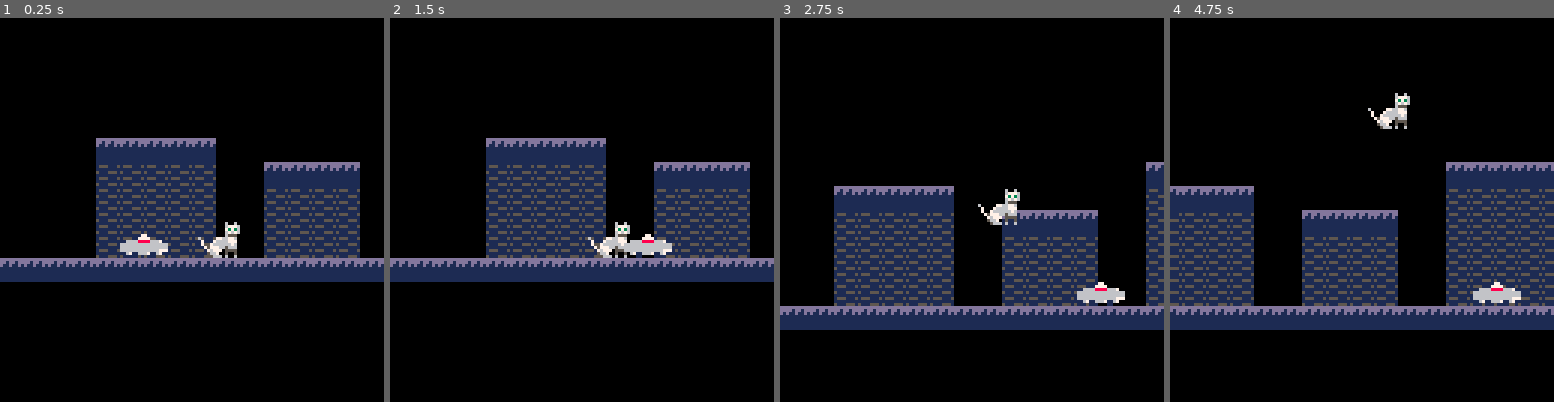
Above: before the commit, frames 1-4 (left to right).
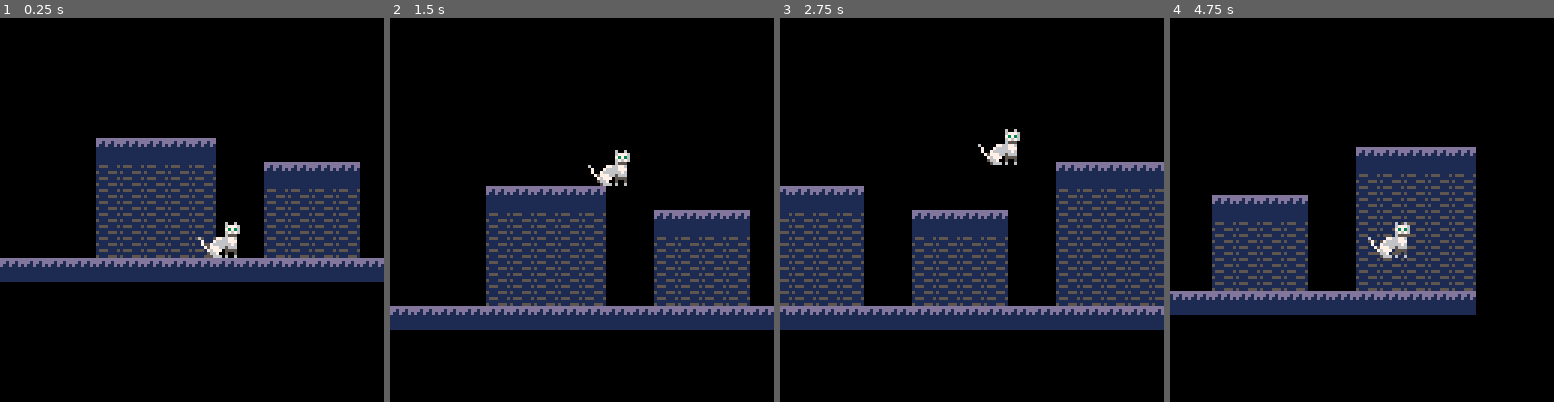
Above: after the commit, the same moments.

Repository: salvadorvanoli/MeowlineDelivery
Game: PICO-8 cartridge meowline.p8
The game is run twice, just before and just after one commit, with the same random seed, the same clock (stepped at 60 frames per second) and the same inputs.
Inputs:
- Up to frame 1 (0.25 s): no input
- Up to frame 2 (1.5 s): tap O (Z key) at 0.7 s
- Up to frame 3 (2.75 s): hold Right 1.6-2.1 s; tap O (Z key) at 1.7, 2.1, 2.5 s; hold Right from 2.47 s (still down)
- Up to frame 4 (4.75 s): tap O (Z key) every 0.4 s from 2.9 to 4.5 s; release Right at 3.03 s; hold Left 3.08-3.58 s; hold Right 4.02-4.68 s

The runs differ from the first frame. In frame 1, 0.5% of the frame differs, in the area x 31-44%, y 56-63%; in frame 2, 24%; in frame 3, 26%; in frame 4, 36%, in the area x 0-100%, y 19-82%.

Commit message:
Nueva mecánica:
-Se pueden generar enemigos a partir de sprites.
-Primer vistazo a la lógica necesaria para spawnear enemigos a partir de sprites.

Diff:
--- a/meowline.p8
+++ b/meowline.p8
@@ -17,14 +17,12 @@
     der = true
 }
 
--- enemigo
-roomba = {
-    x = 32,
-    y = 88,
-    dx = 1,
-    w = 16,
-    h = 8
-}
+-- enemigos roombas
+roombas = {}
+roomba_move_speed = 1
+
+-- sprite que se convierte en roomba en el mapa
+roomba_spawn_sprite = 144
 
 -- variables de movimiento
 gravity = 0.3
@@ -35,9 +33,11 @@
 solid_sprite = 64
 
 -->8
+-- funciones de colisiones
+
 -- funcion para verificar colision con el mapa
 function check_map_collision(x, y, w, h)
-    -- Asegurate de que los valores sean numeros
+
     x = flr(x)
     y = flr(y)
 
@@ -60,21 +60,27 @@
 end
 
 function check_player_on_roomba()
-    -- Verificar si el jugador está sobre o cerca de la roomba
-    if player.y + player.h >= roomba.y and player.y + player.h <= roomba.y + 4 and -- Permitir un rango de 4 pixeles
-       player.x + player.w > roomba.x and player.x < roomba.x + roomba.w and
-       player.dy >= 0 then -- Solo si el jugador está cayendo o estático
-        return true
-    end
+    for roomba in all(roombas) do
+        if player.y + player.h >= roomba.y and player.y + player.h <= roomba.y + 4 and -- Permitir un rango de 4 pixeles
+           player.x + player.w > roomba.x and player.x < roomba.x + roomba.w and
+           player.dy >= 0 then -- Solo si el jugador está cayendo o estático
+            return true, roomba -- devolver también la roomba para uso posterior
+        end
+    end
+
     return false
 end
 
 function check_player_roomba_side_collision()
-
-    if player.x + player.w > roomba.x and player.x < roomba.x + roomba.w and
-       player.y + player.h > roomba.y and player.y < roomba.y + roomba.h and
-       not check_player_on_roomba() then
-        return true
+    for roomba in all(roombas) do
+        if player.x + player.w > roomba.x and player.x < roomba.x + roomba.w and
+           player.y + player.h > roomba.y and player.y < roomba.y + roomba.h then
+
+            local on_roomba, _ = check_player_on_roomba()
+            if not on_roomba then
+                return true
+            end
+        end
     end
 
     return false
@@ -91,35 +97,68 @@
 -->8
 -- funciones para dibujar y update
 
--- funcion para actualizar el enemigo
-function update_roomba()
-
-    roomba.x += roomba.dx
-    roomba.grounded = false
-
-    local collided, ground_y = check_map_collision(roomba.x, roomba.y + roomba.h, roomba.w, 1)
-
-    if collided then
-        roomba.y = ground_y - roomba.h
-        roomba.grounded = true
-    else
-        -- aplicar gravedad si no está en el suelo
-        roomba.y += gravity
-    end
-
-    -- verificar colision frente al enemigo
-    local front_x = roomba.x + (roomba.dx > 0 and roomba.w or -1)
-    local front_y = roomba.y + roomba.h - 1 -- posicion en el borde inferior del enemigo
-    local front_collided = check_map_collision(front_x, front_y, 1, 1)
-
-    -- verificar si hay suelo delante
-    local below_front_x = roomba.x + (roomba.dx > 0 and roomba.w or -1)
-    local below_front_y = roomba.y + roomba.h + 1 -- justo debajo del borde frontal
-    local below_front_collided = check_map_collision(below_front_x, below_front_y, 1, 1)
-
-    -- cambiar de direccion si hay un obstáculo o no hay suelo delante
-    if front_collided or not below_front_collided then
-        roomba.dx = -roomba.dx
+-- funcion de inicializacion de todos los enemigos
+function _init()
+    spawn_enemies_from_map()
+end
+
+-- funcion para escanear el mapa y crear enemigos (por ahora solo roombas)
+function spawn_enemies_from_map()
+    roombas = {} -- limpiar array existente
+
+    -- escanear todo el mapa
+    for mx = 0, 127 do
+        for my = 0, 31 do
+            if mget(mx, my) == roomba_spawn_sprite then
+                -- crear nueva roomba en esta posicion
+                local new_roomba = {
+                    x = mx * 8,
+                    y = my * 8,
+                    dx = velocidad_roomba,
+                    w = 16,
+                    h = 8,
+                    grounded = false
+                }
+
+                add(roombas, new_roomba)
+
+                -- limpiar el sprite del mapa
+                mset(mx, my, 0)
+            end
+        end
+    end
+end
+
+-- funcion para actualizar las roombas
+function update_roombas()
+    for roomba in all(roombas) do
+        roomba.x += roomba.dx
+        roomba.grounded = false
+
+        local collided, ground_y = check_map_collision(roomba.x, roomba.y + roomba.h, roomba.w, 1)
+
+        if collided then
+            roomba.y = ground_y - roomba.h
+            roomba.grounded = true
+        else
+            -- aplicar gravedad si no está en el suelo
+            roomba.y += gravity
+        end
+
+        -- verificar colision frente al enemigo
+        local front_x = roomba.x + (roomba.dx > 0 and roomba.w or -1)
+        local front_y = roomba.y + roomba.h - 1 -- posicion en el borde inferior del enemigo
+        local front_collided = check_map_collision(front_x, front_y, 1, 1)
+
+        -- verificar si hay suelo delante
+        local below_front_x = roomba.x + (roomba.dx > 0 and roomba.w or -1)
+        local below_front_y = roomba.y + roomba.h + 1 -- justo debajo del borde frontal
+        local below_front_collided = check_map_collision(below_front_x, below_front_y, 1, 1)
+
+        -- cambiar de direccion si hay un obstáculo o no hay suelo delante
+        if front_collided or not below_front_collided then
+            roomba.dx = -roomba.dx
+        end
     end
 end
 
@@ -129,26 +168,30 @@
     map(0, 0, 0, 0, 128, 128)
 
     -- centrar la camara en el jugador
-    local cam_x = mid(0, player.x - 64, 1024 - 128) -- ajustar limites del mapa
+    local cam_x = mid(0, player.x - 64, 1024 - 128)
     local cam_y = mid(0, player.y - 64, 256 - 128)
     camera(cam_x, cam_y)
 
-    spr(0, player.x, player.y, 2, 2, player.der) -- usa el sprite 0, tamaれねo 2x2
+    spr(0, player.x, player.y, 2, 2, player.der)
 
     if debugging then
-        -- Dibuja el área de colision de la roomba
-        rect(roomba.x, roomba.y, roomba.x + roomba.w, roomba.y + roomba.h, 8)
+        -- Dibuja el área de colision de todas las roombas
+        for roomba in all(roombas) do
+            rect(roomba.x, roomba.y, roomba.x + roomba.w, roomba.y + roomba.h, 8)
+        end
 
         -- Dibuja el área de colision del jugador
         rect(player.x, player.y, player.x + player.w, player.y + player.h, 9)
     end
 
-    draw_roomba()
-end
-
--- funcion para dibujar el enemigo
-function draw_roomba()
-    spr(144, roomba.x, roomba.y, 2, 1) -- usa el sprite 80, tamaれねo 2x2
+    draw_roombas()
+end
+
+-- funcion para dibujar todos los enemigos
+function draw_roombas()
+    for roomba in all(roombas) do
+        spr(144, roomba.x, roomba.y, 2, 1)
+    end
 end
 
 -- funcion para actualizar
@@ -176,25 +219,26 @@
     -- Actualizar posicion horizontal
     player.x += player.dx
 
-    if check_player_on_roomba() then
+    local on_roomba, current_roomba = check_player_on_roomba()
+    if on_roomba then
         player.grounded = true
-        player.y = roomba.y - player.h -- Ajustar la posicion del jugador
-        player.dy = 0 -- IMPORTANTE: Resetear la velocidad vertical
-        player.x += roomba.dx -- Mover al jugador con la roomba
+        player.y = current_roomba.y - player.h
+        player.dy = 0
+        player.x += current_roomba.dx -- Mover al jugador con la roomba
     else
-        -- Actualizar posicion vertical solo si no está sobre la roomba
+
         player.y += player.dy
 
         player.grounded = false
         local collided, ground_y = check_map_collision(player.x, player.y + player.h, player.w, 1)
         if collided and player.dy >= 0 then
-            player.y = ground_y - player.h -- Ajusta la posicion del jugador
+            player.y = ground_y - player.h
             player.dy = 0
             player.grounded = true
         end
     end
 
-    -- Verificar colision lateral con la roomba (despues de todo lo demás)
+    -- Verificar colision lateral con cualquier roomba (muerte)
     if check_player_roomba_side_collision() then
         reset_player_position()
     end
@@ -204,8 +248,8 @@
     if player.x + player.w > 1024 then player.x = 1024 - player.w end
     if player.y > 256 then player.y = 256 end
 
-    -- Actualizar roomba
-    update_roomba()
+    -- Actualizar todas las roombas
+    update_roombas()
 end
 __gfx__
 00000000000000000000000000000000000000000000000000000000000000000000000000000000000000000000000000000000000000000000000000000000
